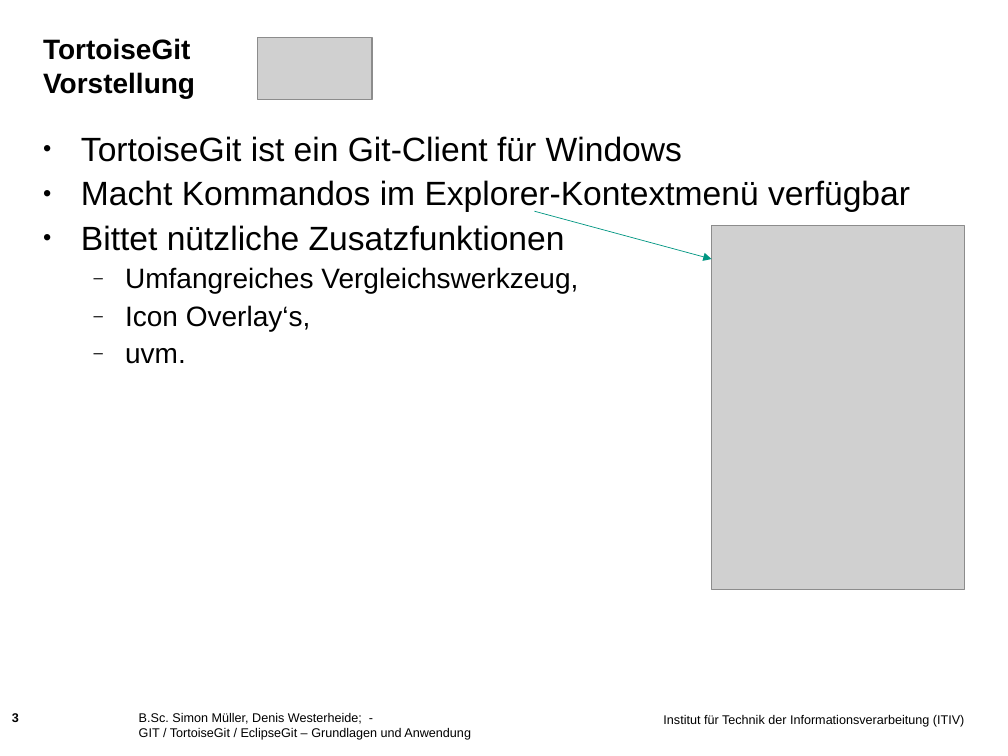
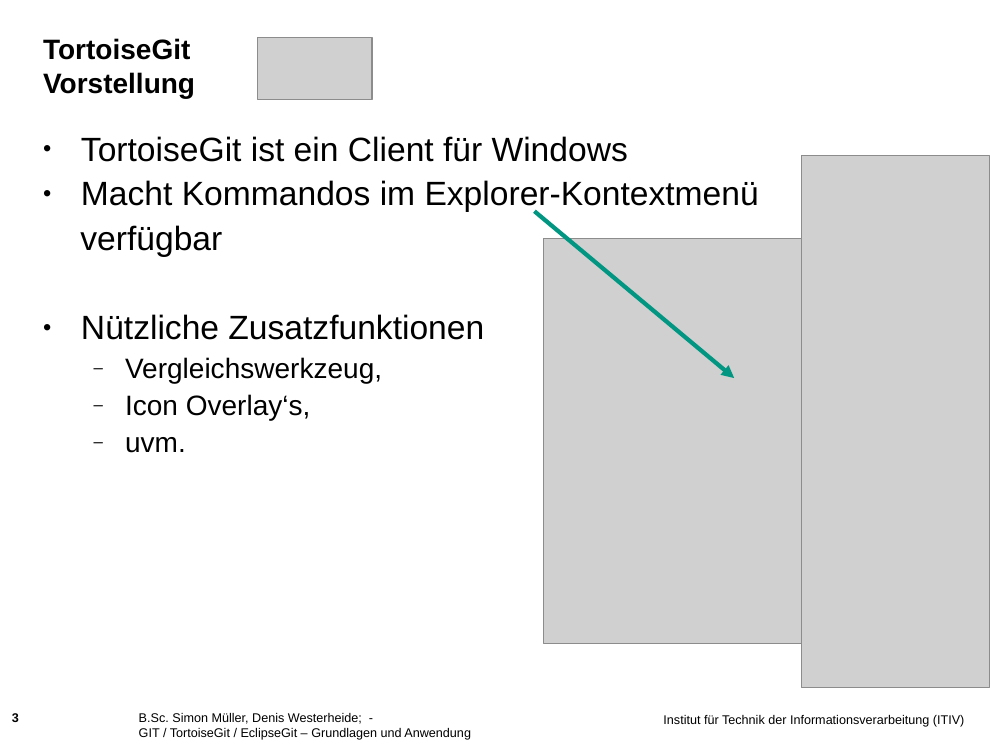
Before and after one commit to muellesi/PSE_2018, a slide deck: slide 3 of Präsentation/Denis/Praesentationsfolien_Denis.ppt. Drawn at 1008x756 pixels with LibreOffice and Linux fonts; fonts in the diff are those of the drawing; grey boxes stand for pictures; background and template pictures are left out. Boxes give left, top, right and bottom in pixels: in the first picture for what was removed or moved away, otherwise in the second. Text is boxed around its words. In the diff, an @@ line names an element or a change of style, - is before the commit and + after.

```diff
--- a/Präsentation/Denis/Praesentationsfolien_Denis.ppt
+++ b/Präsentation/Denis/Praesentationsfolien_Denis.ppt
@@ text at [80, 136, 759, 383]: text changed @@
-• TortoiseGit ist ein Git-Client für Windows
-• Macht Kommandos im Explorer-Kontextmenü verfügbar
-• Bittet nützliche Zusatzfunktionen
-  – Umfangreiches Vergleichswerkzeug,
+• TortoiseGit ist ein Client für Windows
+• Macht Kommandos im Explorer-Kontextmenü
+verfügbar
+• Nützliche Zusatzfunktionen
+  – Vergleichswerkzeug,
@@ picture: place and size @@
-picture at [712, 226, 965, 590]
+picture at [801, 156, 990, 688]
@@ arrow removed from (534, 212) to (712, 259) @@
@@ arrow added from (534, 212) to (734, 378), #009682 3 pt @@
@@ picture added at [543, 239, 800, 644] @@
```
Also in this commit, not shown: 5 other slides changed, 1 slide added.
